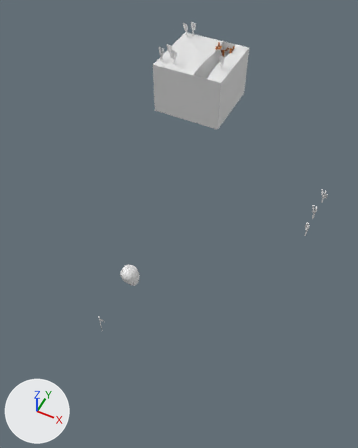
One commit to the Blender file model 3D/desert.blend: the scene before it, then after it.
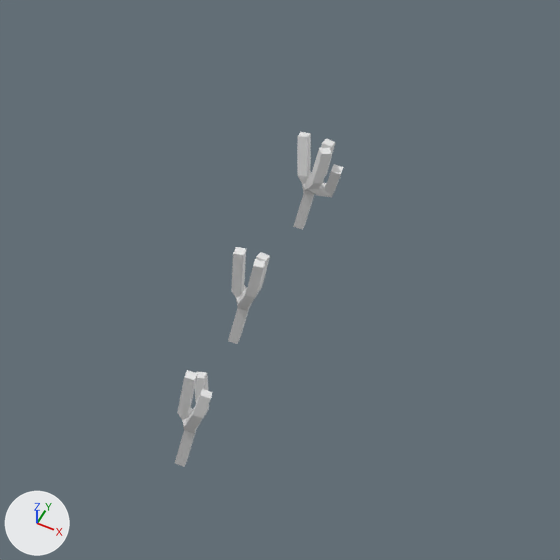
The first picture shows the older version from a camera (50 mm lens) standing at (35.2, -77.6, 60.9) and looking at (13.1, -33.5, 5.7). The close-ups show the older and then the newer version on the part from 78% to 100% of the width and 38% to 56% of the height of that picture. Only the edits that show in the close-ups are written down. Every picture has the same lights, and +X, +Y and +Z are marked at lower left.
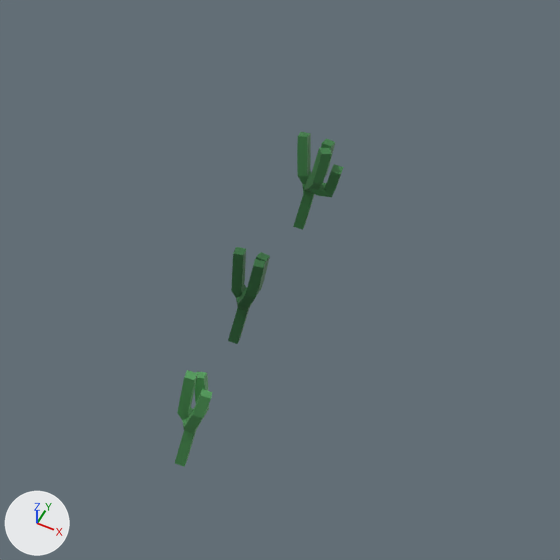
Diff of the bpy script that builds the scene:
```diff
--- a/model 3D/desert.blend.py
+++ b/model 3D/desert.blend.py
@@ mat_material_009 @@
+mat_material_009 = principled_material('Material.009')
+mat_material_009.base_color = (0.0782, 0.328, 0.0976)  # green #4f9b58
@@ mat_material_007 @@
+mat_material_007 = principled_material('Material.007')
+mat_material_007.base_color = (0.0423, 0.205, 0.0578)  # green #3a7d44
@@ mat_cactuss @@
+mat_cactuss = principled_material('cactuss')
+mat_cactuss.base_color = (0.0273, 0.147, 0.0423)  # dark green #2e6b3a
@@ me_plane_001 @@
 me_plane_001.from_pydata(...)  # 9 vertices, 0 faces, 8 loose edges; spans x -0.94..0.24, y -0.95..1.1, z 0.0..6.44
+me_plane_001.materials.append(mat_cactuss)  # dark green #2e6b3a
@@ me_plane_002 @@
 me_plane_002.from_pydata(...)  # 11 vertices, 0 faces, 10 loose edges; spans x -1.12..1.01, y -1.07..1.1, z 0.0..6.19
+me_plane_002.materials.append(mat_material_007)  # green #3a7d44
@@ me_plane_003 @@
 me_plane_003.from_pydata(...)  # 9 vertices, 0 faces, 8 loose edges; spans x -0.67..0.32, y -0.92..1.1, z 0.0..5.87
+me_plane_003.materials.append(mat_material_009)  # green #4f9b58
```

Pixel boxes (x1, y1, x2, y2) of what changed, in the close-ups (560 x 560 px):
'Plane.002', recoloured (white to green)
    both: (293, 132, 344, 230)
'Plane.003', recoloured (white to green)
    both: (175, 370, 212, 467)
'Plane.001', recoloured (white to dark green)
    both: (228, 247, 270, 344)
